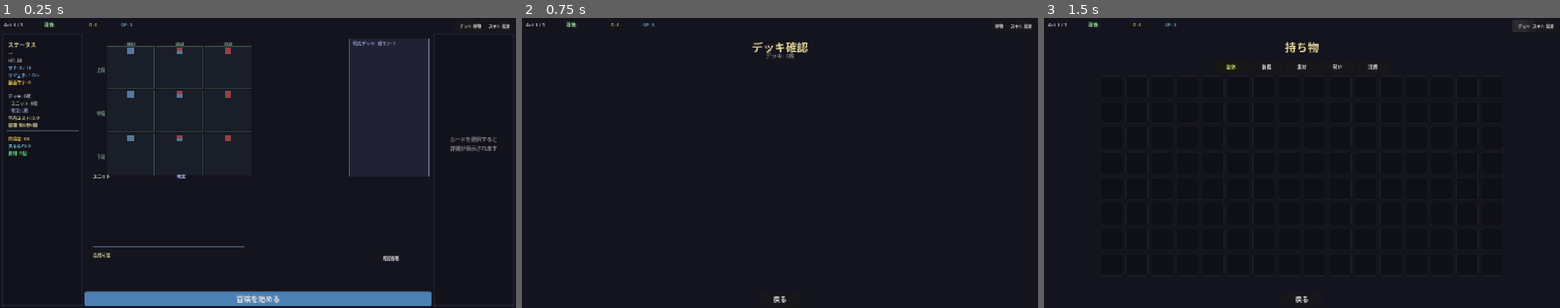
Above: before the commit, frames 1-3 (left to right).
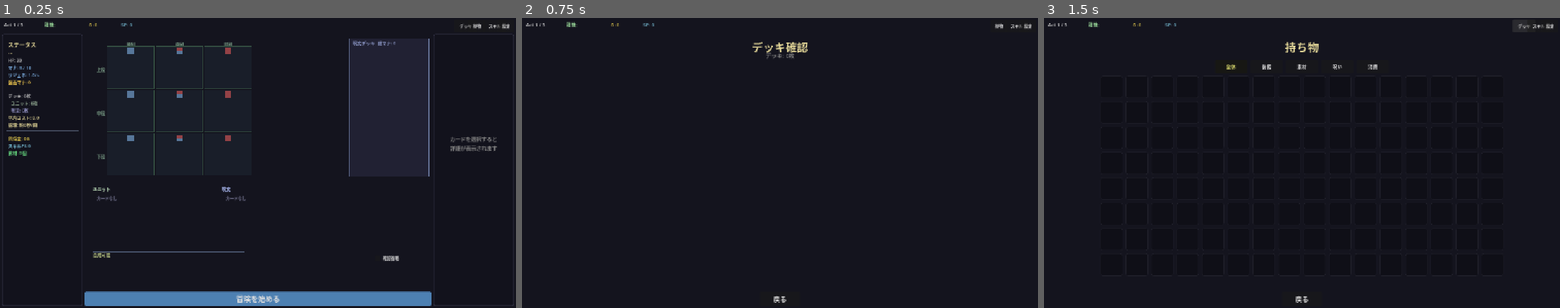
Above: after the commit, the same moments.

Repository: kazumak334-create/dungeon-board-game
Game: Godot game, scene res://scenes/DeckPrep.tscn
Two runs of this game, one before a commit and one after it. Both use one fixed random seed, a clock stepped at 60 frames per second and the inputs below. This scene is started directly instead of the project's main scene.
Inputs:
- Up to frame 1 (0.25 s): no input
- Up to frame 2 (0.75 s): click "デッキ" at 0.5 s
- Up to frame 3 (1.5 s): click "持物" at 1.25 s

The runs differ from the first frame. In frame 1, 0.4% of the frame differs, in the area x 18-48%, y 54-81%; in frame 2, nothing differs; in frame 3, nothing differs.

Commit message:
feat: DeckPrep 手持ちカード左右分離表示（タスク#18項目2）
手持ちカードを種類別に分離表示してドロップ視認性を改善

変更内容:
- ユニット/呪文を左右エリアに分離（縦重ね禁止）
- 手持ちエリアを呪文デッキと衝突しない座標に配置
- 空配列チェックをcontainer生成直後に配置
- roadmap.md タスク#18実装状況を「実装中」に更新

設計書: docs/design/ui/deckprep_ux_improvements.md 項目2
タスク: docs/roadmap.md Phase 3 タスク#18

Co-Authored-By: Claude Sonnet 4.5 <noreply@anthropic.com>

Diff:
--- a/scripts/DeckPrepBoard.gd
+++ b/scripts/DeckPrepBoard.gd
@@ -40,6 +40,13 @@
 
 # 手持ちカードY（呪文デッキエリア下のオフセット）
 const SPELL_HAND_Y_OFFSET = 12
+
+# Architect要件定義: 手持ちエリア座標（呪文デッキ衝突回避）
+const HAND_AREA_Y = 390       # 手持ちエリアY座標
+const HAND_AREA_UNIT_X = 20   # ユニット手持ちX座標
+const HAND_AREA_SPELL_X = 340 # 呪文手持ちX座標
+const HAND_AREA_W = 310       # 各エリア幅
+const HAND_AREA_H = 150       # 各エリア高さ
 
 # カード詳細エリア定数（盤面左下）
 const CARD_DETAIL_W = 130   # 盤面1列分幅（约130px）
@@ -452,7 +459,6 @@
 		tab_container.add_child(bar)
 
 	# 項目2: 手持ちカードを2エリアに分離（ユニット・呪文）
-	var hand_area_y = float(CELLS_START_Y) + 3.0 * float(CELL_H + CELL_GAP) + 4.0
 	var hand_cards = _build_hand_cards_list()
 
 	# ユニット・呪文に分離
@@ -471,42 +477,38 @@
 	# ユニットエリア（左側）
 	var unit_lbl = Label.new()
 	unit_lbl.text = "ユニット"
-	unit_lbl.position = Vector2(board_start_x, hand_area_y - 14.0)
+	unit_lbl.position = Vector2(HAND_AREA_UNIT_X, HAND_AREA_Y - 14.0)
 	unit_lbl.add_theme_font_size_override("font_size", 11)
 	unit_lbl.add_theme_color_override("font_color", Color(0.6, 0.7, 0.6))  # 緑系
 	unit_lbl.set_meta("hand_spell_area", true)
 	tab_container.add_child(unit_lbl)
 
-	var unit_container = _build_hand_card_container(unit_cards, board_start_x, hand_area_y)
+	var unit_container = _build_hand_card_container(unit_cards, HAND_AREA_UNIT_X, HAND_AREA_Y)
 	unit_container.set_meta("hand_spell_area", true)
 	tab_container.add_child(unit_container)
 
 	# 呪文エリア（右側）
-	var spell_hand_x = board_start_x + ally_board_w / 2.0 + 10.0
 	var spell_hand_lbl = Label.new()
 	spell_hand_lbl.text = "呪文"
-	spell_hand_lbl.position = Vector2(spell_hand_x, hand_area_y - 14.0)
+	spell_hand_lbl.position = Vector2(HAND_AREA_SPELL_X, HAND_AREA_Y - 14.0)
 	spell_hand_lbl.add_theme_font_size_override("font_size", 11)
 	spell_hand_lbl.add_theme_color_override("font_color", Color(0.6, 0.65, 0.85))  # 青系
 	spell_hand_lbl.set_meta("hand_spell_area", true)
 	tab_container.add_child(spell_hand_lbl)
 
-	var spell_hand_container = _build_hand_card_container(spell_hand_cards, spell_hand_x, hand_area_y)
+	var spell_hand_container = _build_hand_card_container(spell_hand_cards, HAND_AREA_SPELL_X, HAND_AREA_Y)
 	spell_hand_container.set_meta("hand_spell_area", true)
 	tab_container.add_child(spell_hand_container)
 
-	# 固定高さ（カード高さ130px + ホバー余白40px + ラベル余白）
-	var hand_area_h = 130.0 + 40.0 + float(SPELL_HAND_Y_OFFSET)
-
-	# 手持ちカード下境界線
+	# 手持ちカード下境界線（HAND_AREA_H使用）
 	var hand_border = ColorRect.new()
-	hand_border.position = Vector2(board_start_x, hand_area_y + hand_area_h - float(SPELL_HAND_Y_OFFSET))
+	hand_border.position = Vector2(HAND_AREA_UNIT_X, HAND_AREA_Y + HAND_AREA_H)
 	hand_border.size = Vector2(ally_board_w - float(BOARD_X), 1.0)
 	hand_border.color = Color(0.3, 0.35, 0.45, 0.7)
 	hand_border.mouse_filter = Control.MOUSE_FILTER_IGNORE
 	tab_container.add_child(hand_border)
 
-	return hand_area_y + hand_area_h
+	return HAND_AREA_Y + HAND_AREA_H
 
 # ---- ⑥ 合成可能エリア（盤面直下・中央）+ ⑦ Yes/No確認省略トグル ----
 
@@ -889,6 +891,17 @@
 	var container = Control.new()
 	container.position = Vector2(start_x, start_y)
 
+	# 空配列対応: 最小サイズは0
+	if hand_cards.size() == 0:
+		var empty_label = Label.new()
+		empty_label.text = "カードなし"
+		empty_label.position = Vector2(10.0, 10.0)
+		empty_label.add_theme_font_size_override("font_size", 10)
+		empty_label.add_theme_color_override("font_color", Color(0.4, 0.4, 0.5, 0.7))
+		container.add_child(empty_label)
+		container.custom_minimum_size = Vector2(100.0, CARD_H)
+		return container
+
 	var CardSlotScript = load("res://scripts/CardSlot.gd")
 
 	for i in range(hand_cards.size()):
@@ -918,8 +931,7 @@
 		slot.card_hovered.connect(func(_s): slot.z_index = 100)
 		slot.card_unhovered.connect(func(_s): slot.z_index = original_z)
 
-	# 空配列対応: 最小サイズは0
-	var container_w = CARD_W + float(max(0, hand_cards.size() - 1)) * (CARD_W - OVERLAP_W) if hand_cards.size() > 0 else 0.0
+	var container_w = CARD_W + float(max(0, hand_cards.size() - 1)) * (CARD_W - OVERLAP_W)
 	container.custom_minimum_size = Vector2(container_w, CARD_H)
 	return container
 
@@ -1140,11 +1152,9 @@
 		return
 
 	# 手持ちカードエリアのドロップ判定（row=1, col=-1）
-	var hand_area_y = float(CELLS_START_Y) + 3.0 * float(CELL_H + CELL_GAP) + 4.0
 	var hand_area_w = ally_board_w - float(BOARD_X)
-	var hand_area_h = 120.0  # 手持ちカードエリアの高さ（概算）
 	if local.x >= float(BOARD_X) and local.x < float(BOARD_X) + hand_area_w and \
-	   local.y >= hand_area_y and local.y < hand_area_y + hand_area_h:
+	   local.y >= float(HAND_AREA_Y) and local.y < float(HAND_AREA_Y) + float(HAND_AREA_H):
 		try_drop_card(_drag_source_idx, 0, 1, -1)
 		return
 
Not shown, changed: docs/roadmap.md
